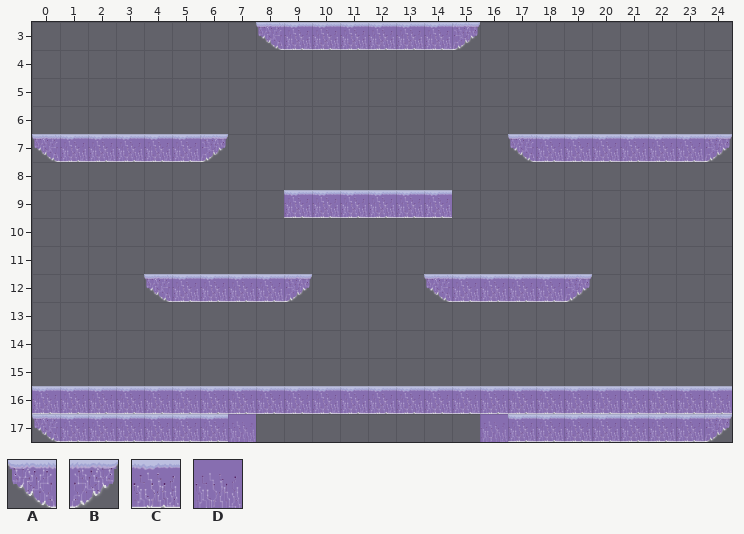
Tiled map, stored at level5.tmx. The picture above is the old version.
Cells are 70x70 px. Shown: x 0..24, y 3..17.
Key: from "purpleSheet": A 0, B 1, C 2, D 3.
_ is an empty cell.
Layer "Tile Layer 1" before, first column x 0:
 3 ________ACCCCCCB_________
 4 _________________________
 5 _________________________
 6 _________________________
 7 ACCCCCB__________ACCCCCCB
 8 _________________________
 9 _________CCCCCC__________
10 _________________________
11 _________________________
12 ____ACCCCB____ACCCCB_____
13 _________________________
14 _________________________
15 _________________________
16 CCCCCCCCCCCCCCCCCCCCCCCCC
17 ACCCCCCD________DCCCCCCCB
Once edited:
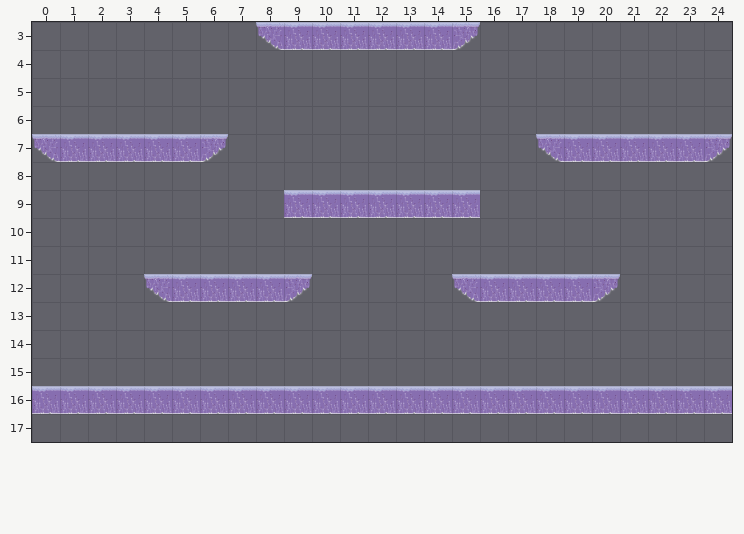
The exact change:
Layer "Tile Layer 1":
y 7: x 17..18 AC -> _A
y 9: x 15 _ -> C
y 12: x 14..15 AC -> _A; x 19..20 B_ -> CB
y 17: x 0..7 ACCCCCCD -> ________; x 16..24 DCCCCCCCB -> _________
Changed places in both pictures, as pixel boxes (x1, y1, x2, y2):
changed: (508, 134, 564, 162)
added: (452, 190, 480, 218)
changed: (424, 274, 480, 302)
changed: (564, 274, 620, 302)
removed: (32, 414, 256, 442)
removed: (480, 414, 732, 442)
